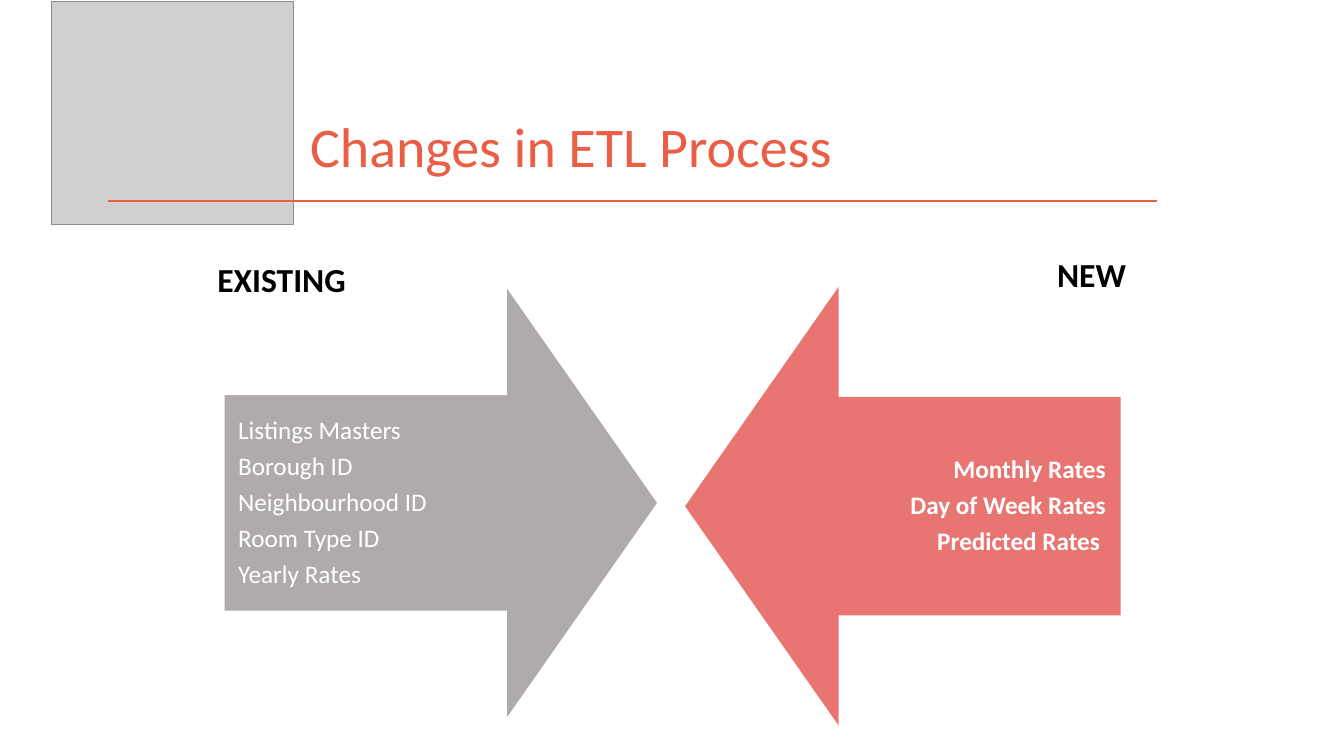
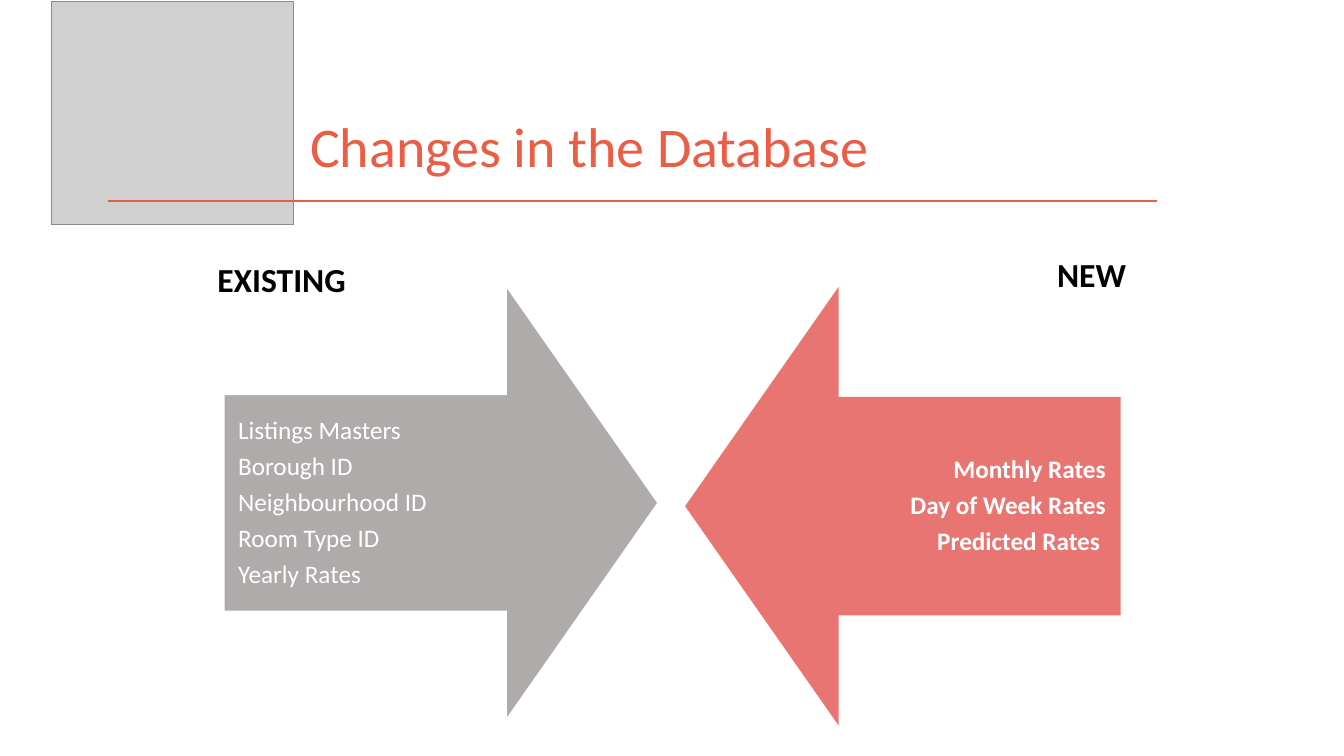
Before and after one commit to kman4/AirbnbPredictions, a slide deck: slide 8 of Airbnb Price Predictions (Model).pptx. Drawn at 1344x756 pixels with LibreOffice and Linux fonts; fonts in the diff are those of the drawing; grey boxes stand for pictures. Boxes give left, top, right and bottom in pixels: in the first picture for what was removed or moved away, otherwise in the second. Text is boxed around its words. In the diff, an @@ line names an element or a change of style, - is before the commit and + after.

```diff
--- a/Airbnb Price Predictions (Model).pptx
+++ b/Airbnb Price Predictions (Model).pptx
@@ title at [310,128,868,177]: text changed @@
-Changes in ETL Process
+Changes in the Database
```
Also in this commit, not shown: 1 other slide changed, 1 slide removed.
